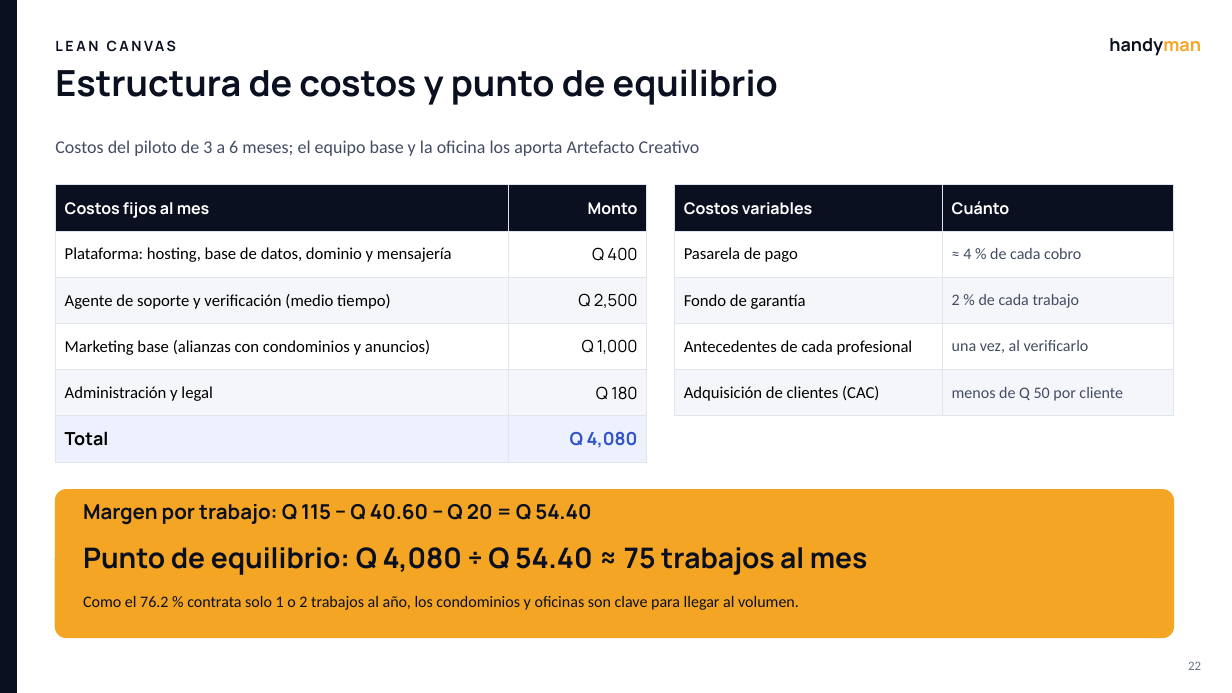
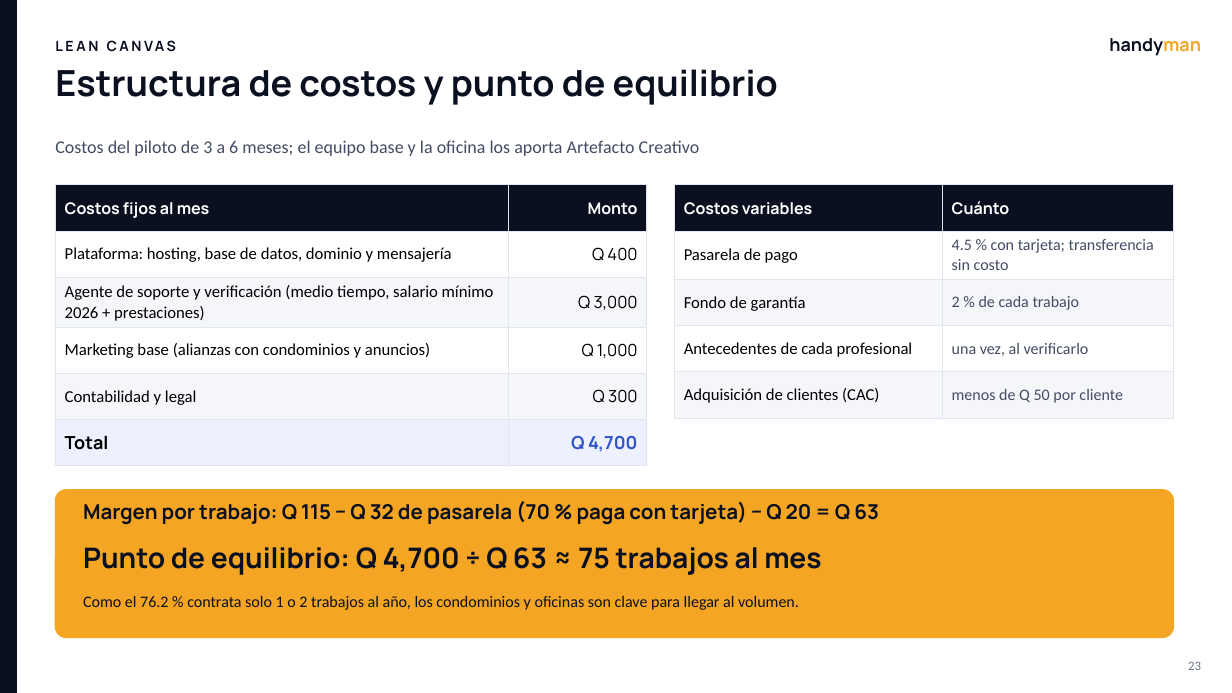
Before and after one commit to matcodez/handyman, a slide deck: slide 23 of docs/Handyman_Presentacion_Final.pptx (slide 22 before the commit). Drawn at 1232x693 pixels with LibreOffice and Linux fonts; fonts in the diff are those of the drawing. Boxes give left, top, right and bottom in pixels: in the first picture for what was removed or moved away, otherwise in the second. Text is boxed around its words. In the diff, an @@ line names an element or a change of style, - is before the commit and + after.

```diff
--- a/docs/Handyman_Presentacion_Final.pptx
+++ b/docs/Handyman_Presentacion_Final.pptx
@@ table at [55,185,647,456] @@
-row 3, column 1: Agente de soporte y verificación (medio tiempo)
+row 3, column 1: Agente de soporte y verificación (medio tiempo, salario mínimo 2026 + prestaciones)
-row 3, column 2: Q 2,500
+row 3, column 2: Q 3,000
-row 5, column 1: Administración y legal
+row 5, column 1: Contabilidad y legal
-row 5, column 2: Q 180
+row 5, column 2: Q 300
-row 6, column 2: Q 4,080
+row 6, column 2: Q 4,700
@@ table at [675,185,1174,407] @@
-row 2, column 2: ≈ 4 % de cada cobro
+row 2, column 2: 4.5 % con tarjeta; transferencia sin costo
@@ text at [83,501,879,525]: text changed @@
-Margen por trabajo: Q 115 − Q 40.60 − Q 20 = Q 54.40
+Margen por trabajo: Q 115 − Q 32 de pasarela (70 % paga con tarjeta) − Q 20 = Q 63
@@ text at [83,547,821,575]: text changed @@
-Punto de equilibrio: Q 4,080 ÷ Q 54.40 ≈ 75 trabajos al mes
+Punto de equilibrio: Q 4,700 ÷ Q 63 ≈ 75 trabajos al mes
```
Also in this commit, not shown: 21 other slides changed, 1 slide added, 3 other files.
